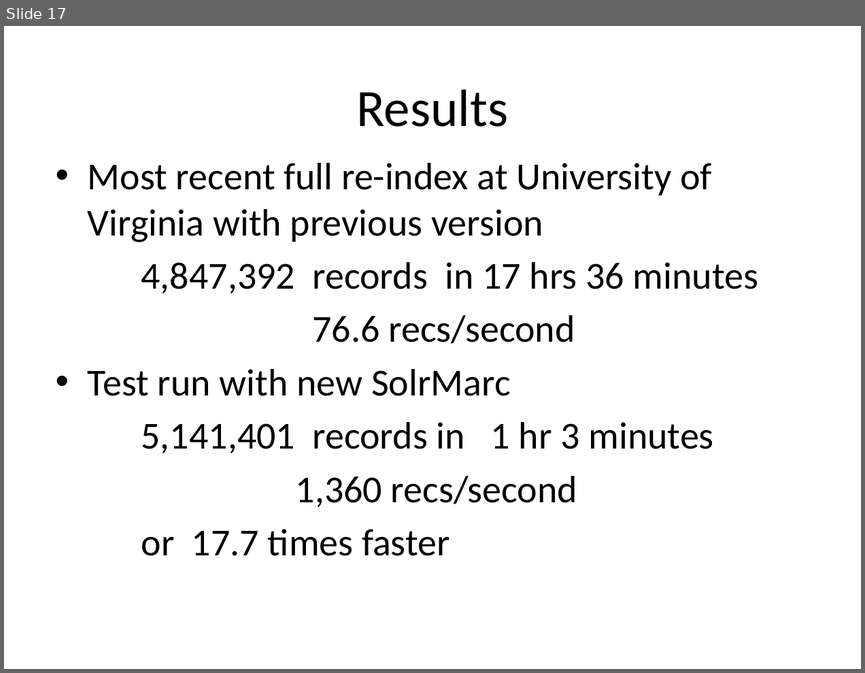
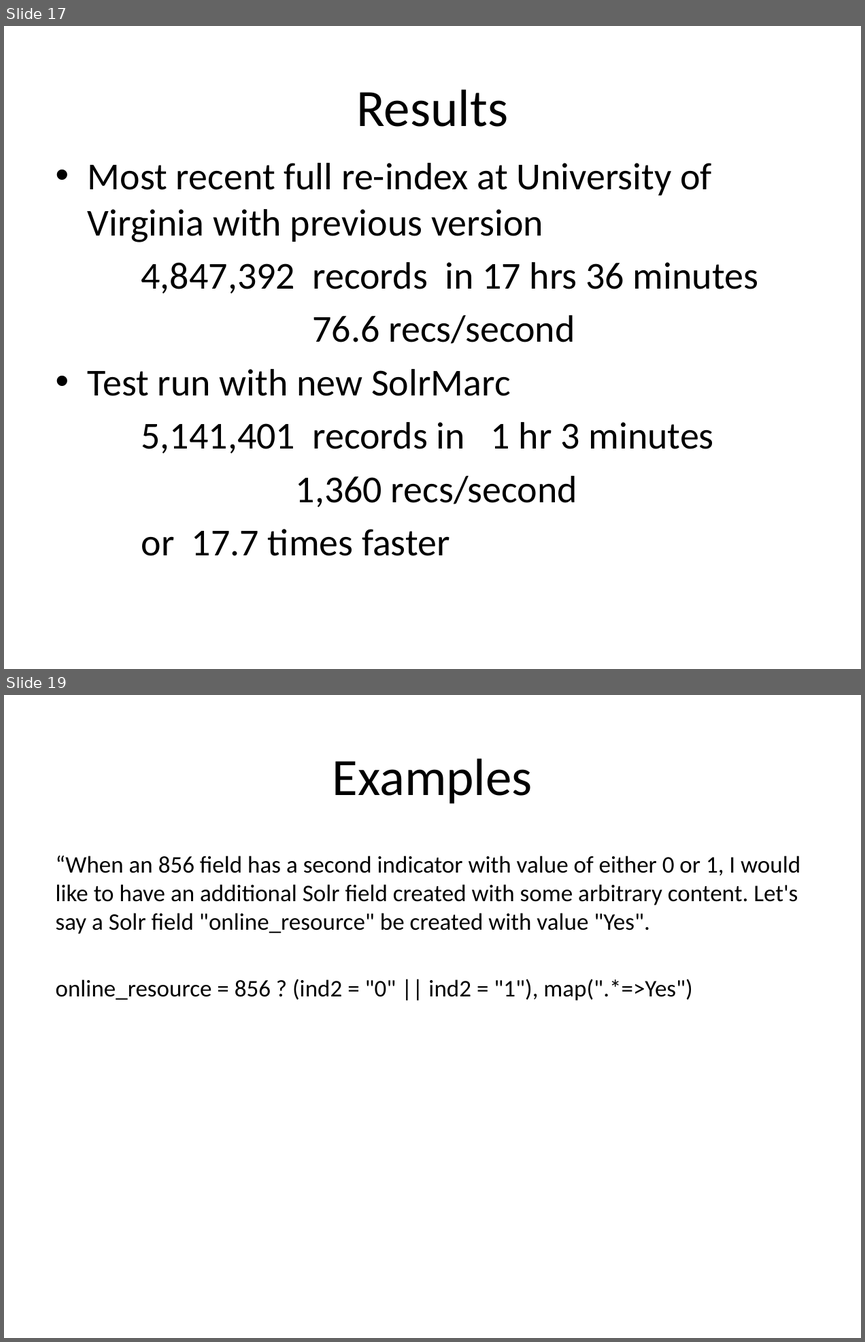
Before and after one commit to solrmarc/solrmarc, a slide deck: New Release of SolrMarc.pptx. Shown one above the other, each under a label of ours: slide 17 before the commit, slides 17 and 19 after it; the slides between them are not shown. The pictures are 865x673 and 865x1342 pixels, drawn with LibreOffice and Linux fonts; fonts in the diff are those of the drawing. Boxes give left, top, right and bottom in pixels: in the first picture for what was removed or moved away, otherwise in the second. Text is boxed around its words. In the diff, an @@ line names an element or a change of style, - is before the commit and + after.

Commit message:
more edits

```diff
--- a/New Release of SolrMarc.pptx
+++ b/New Release of SolrMarc.pptx
@@ slide 19 added at (4,695,861,1338), background #E6E6D8 @@
@@ title added at (332,758,532,804), 44 pt, text #000000 @@
+Examples
@@ text added at (56,855,800,1000), 20 pt, text #000000 @@
+“When an 856 field has a second indicator with value of either 0 or 1, I would like to have an additional Solr field created with some arbitrary content. Let's say a Solr field "online_resource" be created with value "Yes".
+online_resource = 856 ? (ind2 = "0" || ind2 = "1"), map(".*=>Yes")
```
Also in this commit, not shown: 16 other slides changed, 1 other slide added.
